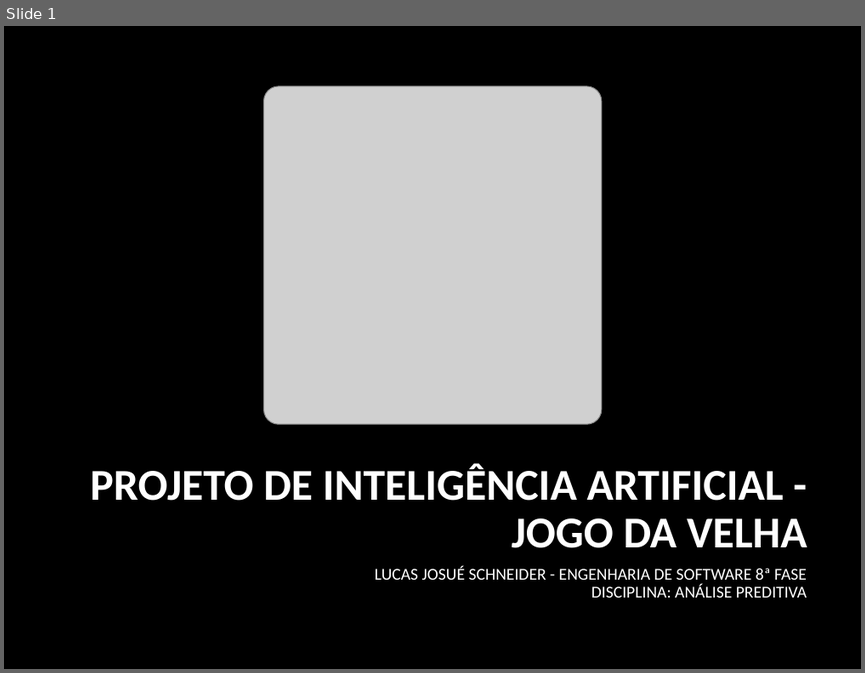
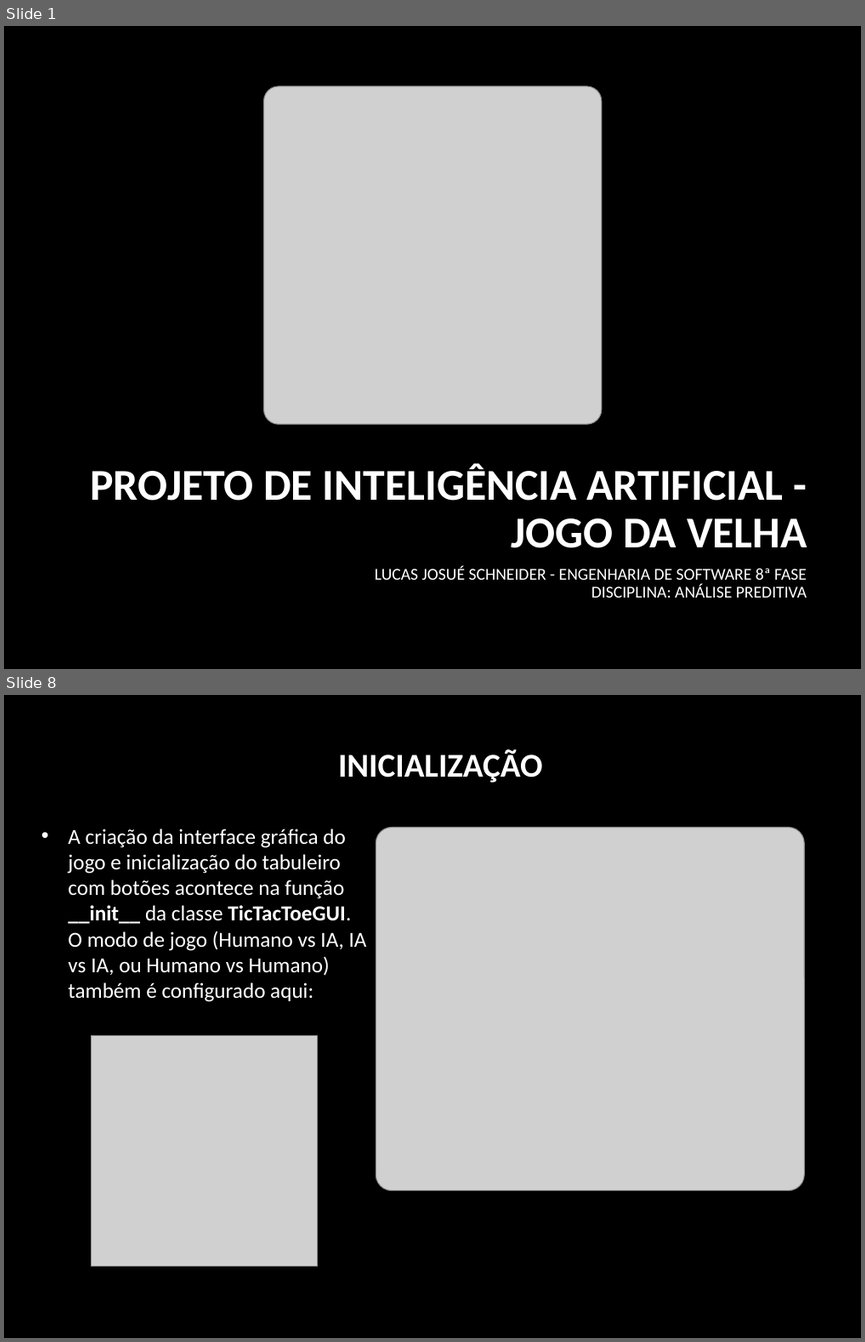
Before and after one commit to lucas521241/N1_VANESSA_8, a slide deck: data/Jogo_da_Velha_IA_Lucas.pptx. Shown one above the other, each under a label of ours: slide 1 before the commit, slides 1 and 8 after it; the slides between them are not shown. The pictures are 865x673 and 865x1342 pixels, drawn with LibreOffice and Linux fonts; fonts in the diff are those of the drawing; grey boxes stand for pictures; background and template pictures are left out. Boxes give left, top, right and bottom in pixels: in the first picture for what was removed or moved away, otherwise in the second. Text is boxed around its words. In the diff, an @@ line names an element or a change of style, - is before the commit and + after.

```diff
--- a/data/Jogo_da_Velha_IA_Lucas.pptx
+++ b/data/Jogo_da_Velha_IA_Lucas.pptx
@@ slide 8 added at box(4, 695, 861, 1338), background picture (left out) @@
@@ title added at box(338, 749, 543, 783), 28 pt, text #FFFFFF, bold @@
+INICIALIZAÇÃO
@@ text added at box(68, 828, 367, 1002), 18 pt, text #FFFFFF @@
+• A criação da interface gráfica do jogo e inicialização do tabuleiro com botões acontece na função __init__ da classe TicTacToeGUI. O modo de jogo (Humano vs IA, IA vs IA, ou Humano vs Humano) também é configurado aqui:
@@ picture added at box(375, 827, 804, 1191) @@
@@ picture added at box(92, 1036, 318, 1265) @@
```
Also in this commit, not shown: 5 slides changed, 7 other slides added, 1 slide removed, 4 other files.
